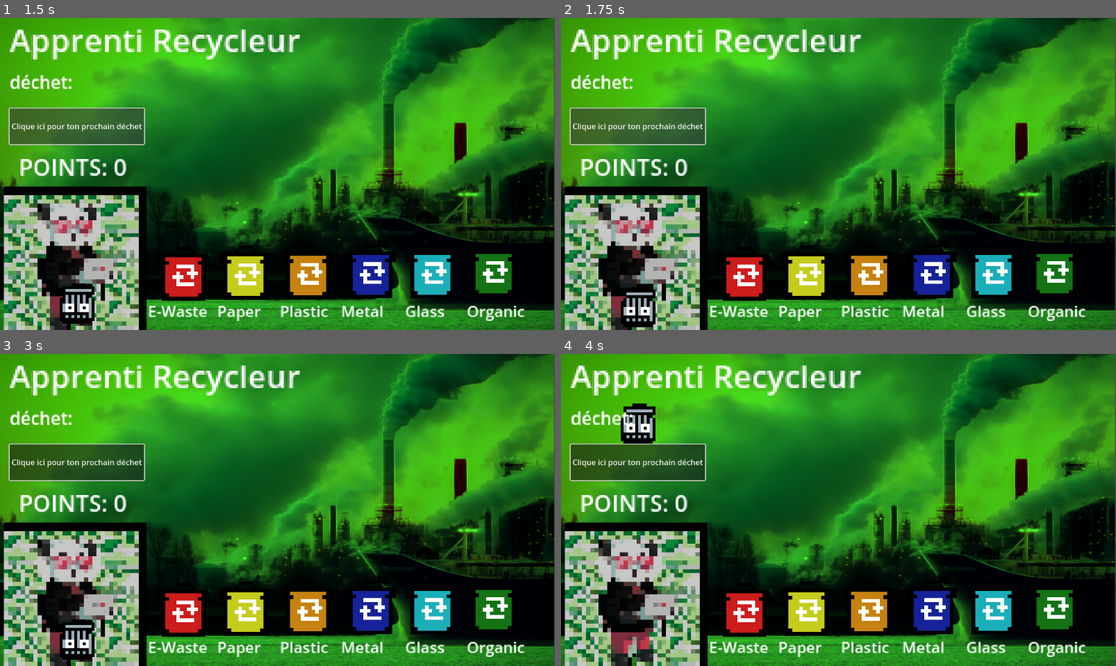
Above: before the commit, frames 1-4 (two rows, left to right).
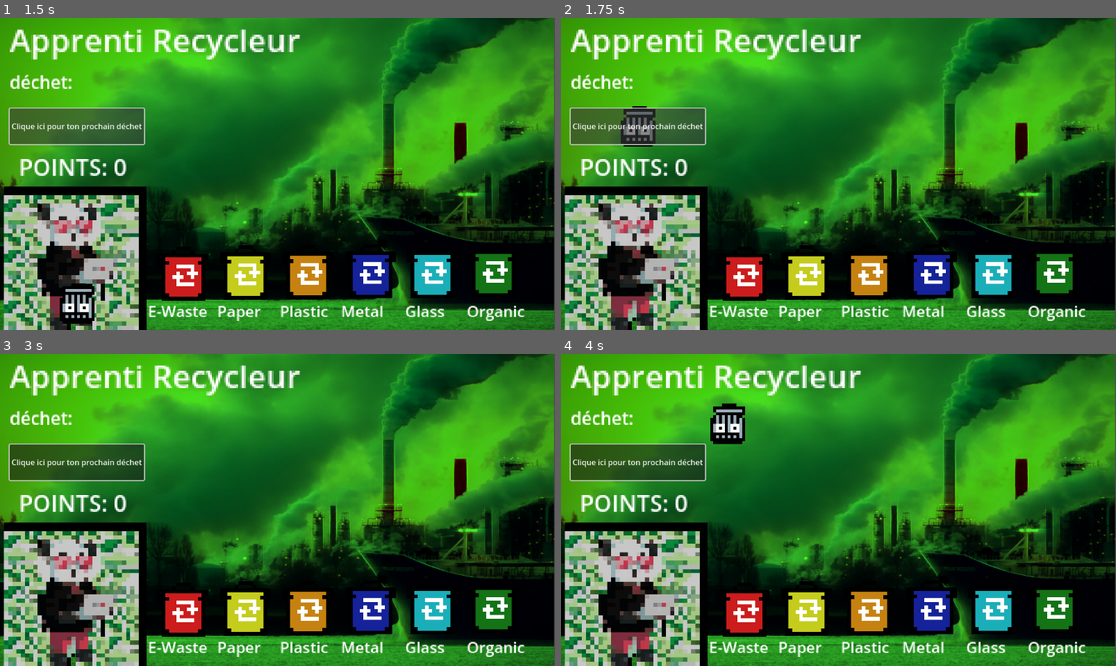
Above: after the commit, the same moments.

Repository: tritimmy/PolyHacks2024-ApprentisRecycleur-Prototype1
Game: Godot game, scene res://game.tscn
The game is run twice, just before and just after one commit, with the same random seed, the same clock (stepped at 60 frames per second) and the same inputs.
Inputs (mouse positions are in pixels of both pictures, inside the frame that each line leads up to):
- Up to frame 1 (1.5 s): click "Clique ici pour ton prochain …" at 0.5 s; click "Clique ici pour ton prochain …" at 1.25 s
- Up to frame 2 (1.75 s): no input
- Up to frame 3 (3 s): click "Clique ici pour ton prochain …" at 2 s; move the mouse to (399, 494) at 2.77 s; click (399, 494) at 2.92 s
- Up to frame 4 (4 s): tap Enter at 3.5 s; move the mouse to (727, 525) at 3.52 s; click (727, 525) at 3.67 s

Frame 1 is identical in both runs. In frame 2, 1.3% of the frame differs, in the area x 10-18%, y 28-100%; in frame 3, 0.6%; in frame 4, 1.5%, in the area x 10-34%, y 15-29%.
Error before the commit: Invalid type in function 'add_child' in base 'Node2D (game.gd)'. The Object-derived class of argument 1 (PackedScene) is not a subclass of the expected argumen…

Commit message:
base movements

Diff:
--- /dev/null
+++ b/bin3.gd
@@ -0,0 +1,6 @@
+extends Area2D
+
+func _on_trash_area_entered(area):
+	if area == self:
+		print("bin3 entered")
+		emit_signal("bin3_entered")
--- /dev/null
+++ b/bin4.gd
@@ -0,0 +1,6 @@
+extends Area2D
+
+func _on_trash_area_entered(area):
+	if area == self:
+		print("bin4 entered")
+		emit_signal("bin4_entered")
--- /dev/null
+++ b/bin5.gd
@@ -0,0 +1,6 @@
+extends Area2D
+
+func _on_trash_area_entered(area):
+	if area == self:
+		print("bin5 entered")
+		emit_signal("bin5_entered")
--- /dev/null
+++ b/bin6.gd
@@ -0,0 +1,6 @@
+extends Area2D
+
+func _on_trash_area_entered(area):
+	if area == self:
+		print("bin6 entered")
+		emit_signal("bin6_entered")
--- a/game.gd
+++ /dev/null
@@ -1,6 +0,0 @@
-extends Node2D
-
-
-func _on_button_pressed():
-	var child_scene_instance = load("res://trash.tscn")
-	add_child(child_scene_instance)
--- a/game.tscn
+++ b/game.tscn
@@ -1,23 +1,48 @@
-[gd_scene load_steps=14 format=3 uid="uid://b1d64yab3aboy"]
+[gd_scene load_steps=21 format=3 uid="uid://b1d64yab3aboy"]
 
 [ext_resource type="Texture2D" uid="uid://cyc1mhh2k4vxv" path="res://sprites/background.jpeg" id="1_04bk3"]
-[ext_resource type="Script" path="res://game.gd" id="1_dunxd"]
 [ext_resource type="Script" path="res://bin1.gd" id="1_kkoep"]
 [ext_resource type="Texture2D" uid="uid://bgqpllyjvb34b" path="res://sprites/panda.png" id="1_knbt8"]
 [ext_resource type="Texture2D" uid="uid://cnchaswn7pkcd" path="res://sprites/bin1.png" id="2_avsi6"]
-[ext_resource type="PackedScene" uid="uid://eaj7k857vfsi" path="res://trash.tscn" id="4_0icaj"]
+[ext_resource type="Script" path="res://trash.gd" id="4_tam1k"]
 [ext_resource type="Texture2D" uid="uid://bgb4y5vsqj1ie" path="res://sprites/bin2.png" id="5_33wif"]
+[ext_resource type="Texture2D" uid="uid://b3rddkgehkter" path="res://sprites/trash.png" id="5_vfnik"]
 [ext_resource type="Texture2D" uid="uid://b35vdde5gt7e0" path="res://sprites/bin3.png" id="6_nxeg0"]
 [ext_resource type="Script" path="res://bin2.gd" id="7_oesxb"]
 [ext_resource type="Texture2D" uid="uid://dkgsd5f5oirww" path="res://sprites/bin4.png" id="7_rhypn"]
 [ext_resource type="Texture2D" uid="uid://cc426dsbucxvk" path="res://sprites/bin5.png" id="8_4fgre"]
+[ext_resource type="Script" path="res://bin3.gd" id="9_0udhs"]
 [ext_resource type="Texture2D" uid="uid://dromjjerhmc3v" path="res://sprites/bin6.png" id="9_lrhau"]
+[ext_resource type="Script" path="res://bin4.gd" id="11_4nkc5"]
+[ext_resource type="Script" path="res://bin5.gd" id="13_sy2v2"]
+[ext_resource type="Script" path="res://bin6.gd" id="15_10skb"]
+
+[sub_resource type="RectangleShape2D" id="RectangleShape2D_l505m"]
+size = Vector2(80, 80)
+
+[sub_resource type="Animation" id="Animation_de6n5"]
+resource_name = "new_animation"
+tracks/0/type = "bezier"
+tracks/0/imported = false
+tracks/0/enabled = true
+tracks/0/path = NodePath(".:position:y")
+tracks/0/interp = 1
+tracks/0/loop_wrap = true
+tracks/0/keys = {
+"handle_modes": PackedInt32Array(0, 0),
+"points": PackedFloat32Array(2.08165e-12, -0.25, 0, 0.25, 0, 600, -0.25, 0, 0.25, 0),
+"times": PackedFloat32Array(0, 1)
+}
+
+[sub_resource type="AnimationLibrary" id="AnimationLibrary_h62o5"]
+_data = {
+"new_animation": SubResource("Animation_de6n5")
+}
 
 [sub_resource type="RectangleShape2D" id="RectangleShape2D_atb8f"]
 size = Vector2(2.60746, 2.81738)
 
 [node name="game" type="Node2D"]
-script = ExtResource("1_dunxd")
 
 [node name="background" type="Node2D" parent="."]
 
@@ -40,7 +65,22 @@
 scale = Vector2(8.75, 8.75)
 texture = ExtResource("1_knbt8")
 
-[node name="trash" parent="." instance=ExtResource("4_0icaj")]
+[node name="trash" type="Area2D" parent="."]
+position = Vector2(1059, 90)
+script = ExtResource("4_tam1k")
+
+[node name="Sprite2D" type="Sprite2D" parent="trash"]
+position = Vector2(3.05176e-05, 1.52588e-05)
+scale = Vector2(6, 6)
+texture = ExtResource("5_vfnik")
+
+[node name="CollisionShape2D" type="CollisionShape2D" parent="trash"]
+shape = SubResource("RectangleShape2D_l505m")
+
+[node name="AnimationPlayer" type="AnimationPlayer" parent="trash"]
+libraries = {
+"": SubResource("AnimationLibrary_h62o5")
+}
 
 [node name="bin1" type="Area2D" parent="."]
 position = Vector2(1024, 520)
@@ -96,7 +136,7 @@
 [node name="bin3" type="Area2D" parent="."]
 position = Vector2(769, 522)
 scale = Vector2(40, 40)
-script = ExtResource("1_kkoep")
+script = ExtResource("9_0udhs")
 
 [node name="Sprite2D" type="Sprite2D" parent="bin3"]
 scale = Vector2(0.1875, 0.1875)
@@ -123,7 +163,7 @@
 [node name="bin4" type="Area2D" parent="."]
 position = Vector2(639, 524)
 scale = Vector2(40, 40)
-script = ExtResource("1_kkoep")
+script = ExtResource("11_4nkc5")
 
 [node name="Sprite2D" type="Sprite2D" parent="bin4"]
 scale = Vector2(0.1875, 0.1875)
@@ -151,7 +191,7 @@
 [node name="bin5" type="Area2D" parent="."]
 position = Vector2(510, 525)
 scale = Vector2(40, 40)
-script = ExtResource("1_kkoep")
+script = ExtResource("13_sy2v2")
 
 [node name="Sprite2D" type="Sprite2D" parent="bin5"]
 scale = Vector2(0.1875, 0.1875)
@@ -179,7 +219,7 @@
 [node name="bin6" type="Area2D" parent="."]
 position = Vector2(381, 527)
 scale = Vector2(40, 40)
-script = ExtResource("1_kkoep")
+script = ExtResource("15_10skb")
 
 [node name="Sprite2D" type="Sprite2D" parent="bin6"]
 scale = Vector2(0.1875, 0.1875)
@@ -234,4 +274,12 @@
 offset_bottom = 262.0
 text = "Clique ici pour ton prochain déchet"
 
+[connection signal="area_entered" from="trash" to="trash" method="_on_area_entered"]
+[connection signal="area_entered" from="trash" to="bin1" method="_on_trash_area_entered"]
+[connection signal="area_entered" from="trash" to="bin2" method="_on_trash_area_entered"]
+[connection signal="area_entered" from="trash" to="bin3" method="_on_trash_area_entered"]
+[connection signal="area_entered" from="trash" to="bin4" method="_on_trash_area_entered"]
+[connection signal="area_entered" from="trash" to="bin5" method="_on_trash_area_entered"]
+[connection signal="area_entered" from="trash" to="bin6" method="_on_trash_area_entered"]
 [connection signal="pressed" from="Button" to="." method="_on_button_pressed"]
+[connection signal="pressed" from="Button" to="trash" method="_on_button_pressed"]
--- a/trash.gd
+++ b/trash.gd
@@ -17,9 +17,16 @@
 func _input(event):
 	# Check if the left mouse button is pressed
 	if event is InputEventMouseButton and event.button_index == MOUSE_BUTTON_LEFT and event.pressed:
-		print("Left mouse button clicked!")
-		drop = true
-		$AnimationPlayer.play('new_animation')
+		if drop == false:
+			$AnimationPlayer.play('new_animation')
+			drop = true
+		else:
+			pass
 
-func _on_area_entered(area):
-	queue_free()
+func _on_area_entered(_area):
+	position.x = -100
+	position.y = -100
+	drop = true
+
+func _on_button_pressed():
+	drop = false
